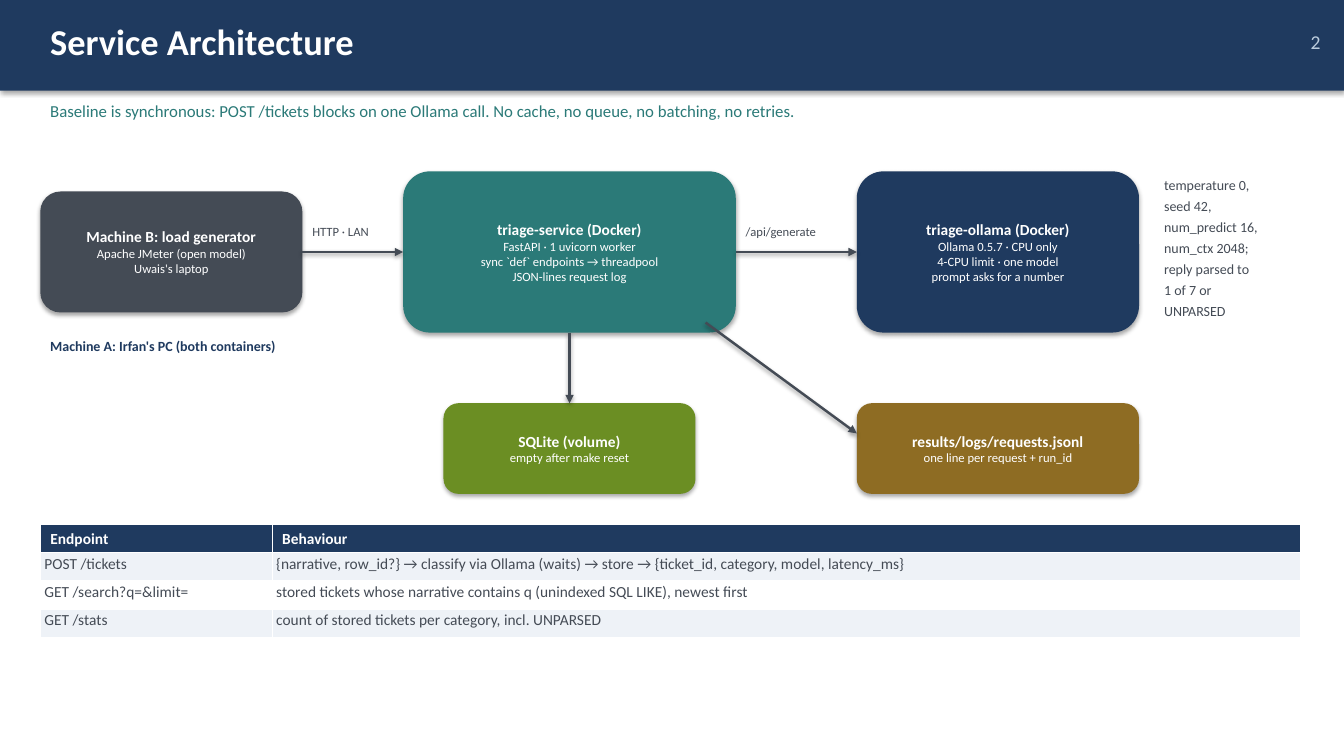
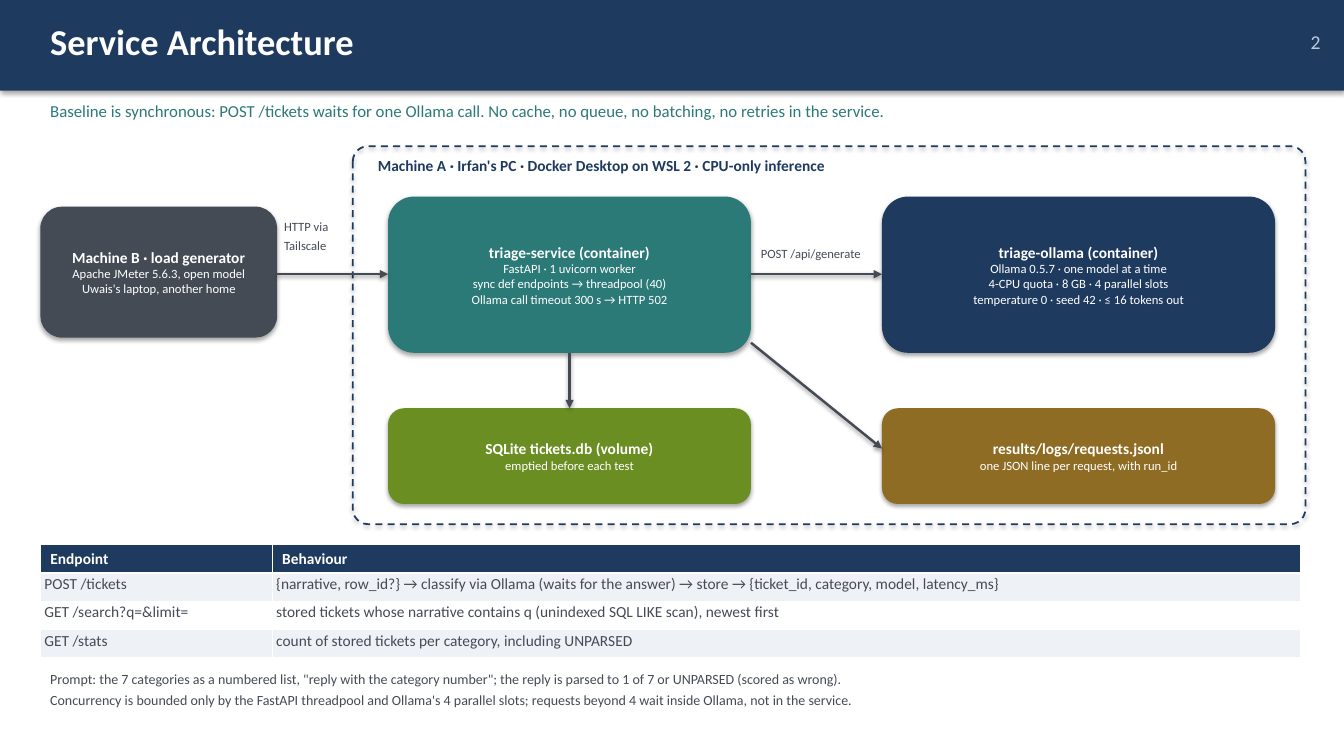
Before and after one commit to AlvinKoh1/ICT3113-Assignment2, a slide deck: slide 2 of deck/Group09.pptx. Drawn at 1344x756 pixels with LibreOffice and Linux fonts; fonts in the diff are those of the drawing. Boxes give left, top, right and bottom in pixels: in the first picture for what was removed or moved away, otherwise in the second. Text is boxed around its words. In the diff, an @@ line names an element or a change of style, - is before the commit and + after.

```diff
--- a/deck/Group09.pptx
+++ b/deck/Group09.pptx
@@ text at [50,105,884,120]: text changed @@
-Baseline is synchronous: POST /tickets blocks on one Ollama call. No cache, no queue, no batching, no retries.
+Baseline is synchronous: POST /tickets waits for one Ollama call. No cache, no queue, no batching, no retries in the service.
@@ rounded rectangle added at [353,146,1306,524], outline #1F3A5F 1.25 pt dashed @@
@@ text added at [378,160,825,174], 11 pt, text #1F3A5F, bold @@
+Machine A · Irfan's PC · Docker Desktop on WSL 2 · CPU-only inference
@@ rounded rectangle removed at [857,171,1139,333] @@
-triage-ollama (Docker)
-Ollama 0.5.7 · CPU only
-4-CPU limit · one model
-prompt asks for a number
@@ rounded rectangle "Machine B · load generator": place and size @@
-rounded rectangle "Machine B · load generator" at [40,192,302,313]
+rounded rectangle "Machine B · load generator" at [40,207,277,338]
@@ rounded rectangle "triage-service (container)": place and size @@
-rounded rectangle "triage-service (container)" at [403,171,736,333]
+rounded rectangle "triage-service (container)" at [388,197,751,353]
@@ rounded rectangle added at [882,197,1275,353], fill #1F3A5F, 9 pt, text #FFFFFF @@
+triage-ollama (container)
+Ollama 0.5.7 · one model at a time
+4-CPU quota · 8 GB · 4 parallel slots
+temperature 0 · seed 42 · ≤ 16 tokens out
@@ text removed at [1164,181,1258,316] @@
-temperature 0,
-seed 42,
-num_predict 16,
-num_ctx 2048;
-reply parsed to
-1 of 7 or
-UNPARSED
@@ text added at [284,222,329,250], 9 pt, text #444B55 @@
+HTTP via
+Tailscale
@@ text removed at [312,228,369,236] @@
-HTTP · LAN
@@ text in rounded rectangle at [72,252,246,295]: text changed @@
-Machine B: load generator
-Apache JMeter (open model)
-Uwais's laptop
+Machine B · load generator
+Apache JMeter 5.6.3, open model
+Uwais's laptop, another home
@@ arrow removed from (302, 252) to (403, 252) @@
@@ text in rounded rectangle at [489,246,650,261]: text changed @@
-triage-service (Docker)
+triage-service (container)
@@ text at [761,249,860,260]: text changed @@
-/api/generate
+POST /api/generate
@@ arrow moved from (736, 252) - (857, 252) to (277, 274) - (388, 274) @@
@@ text in rounded rectangle at [472,279,667,304]: text changed @@
-sync `def` endpoints → threadpool
-JSON-lines request log
+sync def endpoints → threadpool (40)
+Ollama call timeout 300 s → HTTP 502
@@ arrow added from (751, 274) to (882, 274), #444B55 1.75 pt @@
@@ text removed at [50,341,276,353] @@
-Machine A: Irfan's PC (both containers)
@@ arrow moved from (570, 333) - (570, 403) to (570, 353) - (570, 408) @@
@@ arrow moved from (706, 323) - (857, 434) to (751, 343) - (882, 449) @@
@@ rounded rectangle "SQLite tickets.db (volume)": place and size @@
-rounded rectangle "SQLite tickets.db (volume)" at [444,403,696,494]
+rounded rectangle "SQLite tickets.db (volume)" at [388,408,751,504]
@@ rounded rectangle "results/logs/requests.jsonl": place and size @@
-rounded rectangle "results/logs/requests.jsonl" at [857,403,1139,494]
+rounded rectangle "results/logs/requests.jsonl" at [882,408,1275,504]
@@ text in rounded rectangle at [485,443,653,472]: text changed; size 9 to 11 pt; bold on @@
-SQLite (volume)
-empty after make reset
+SQLite tickets.db (volume)
+emptied before each test
@@ text in rounded rectangle at [980,461,1177,472]: text changed @@
-one line per request + run_id
+one JSON line per request, with run_id
@@ table at [40,544,1301,657] @@
-row 2, column 2: {narrative, row_id?} → classify via Ollama (waits) → store → {ticket_id, category, model, latency_ms}
+row 2, column 2: {narrative, row_id?} → classify via Ollama (waits for the answer) → store → {ticket_id, category, model, latency_ms}
-row 3, column 2: stored tickets whose narrative contains q (unindexed SQL LIKE), newest first
+row 3, column 2: stored tickets whose narrative contains q (unindexed SQL LIKE scan), newest first
-row 4, column 2: count of stored tickets per category, incl. UNPARSED
+row 4, column 2: count of stored tickets per category, including UNPARSED
@@ table: place and size @@
-table at [40,524,1301,637]
+table at [40,544,1301,657]
@@ text added at [50,674,852,708], 10 pt, text #444B55 @@
+Prompt: the 7 categories as a numbered list, "reply with the category number"; the reply is parsed to 1 of 7 or UNPARSED (scored as wrong).
+Concurrency is bounded only by the FastAPI threadpool and Ollama's 4 parallel slots; requests beyond 4 wait inside Ollama, not in the service.
```
Also in this commit, not shown: 4 other slides changed, 4 slides added, 4 slides removed, 1 other file.
